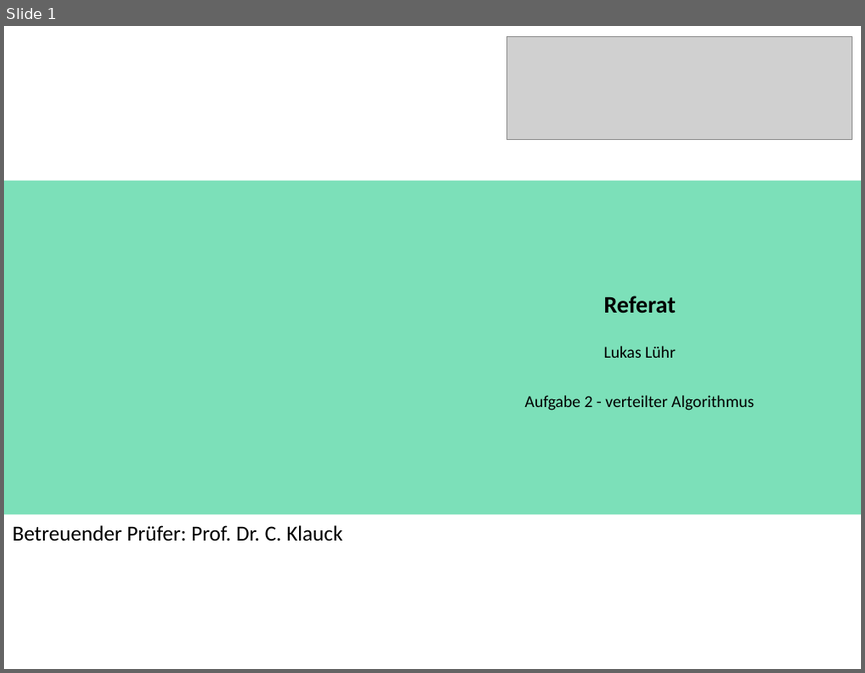
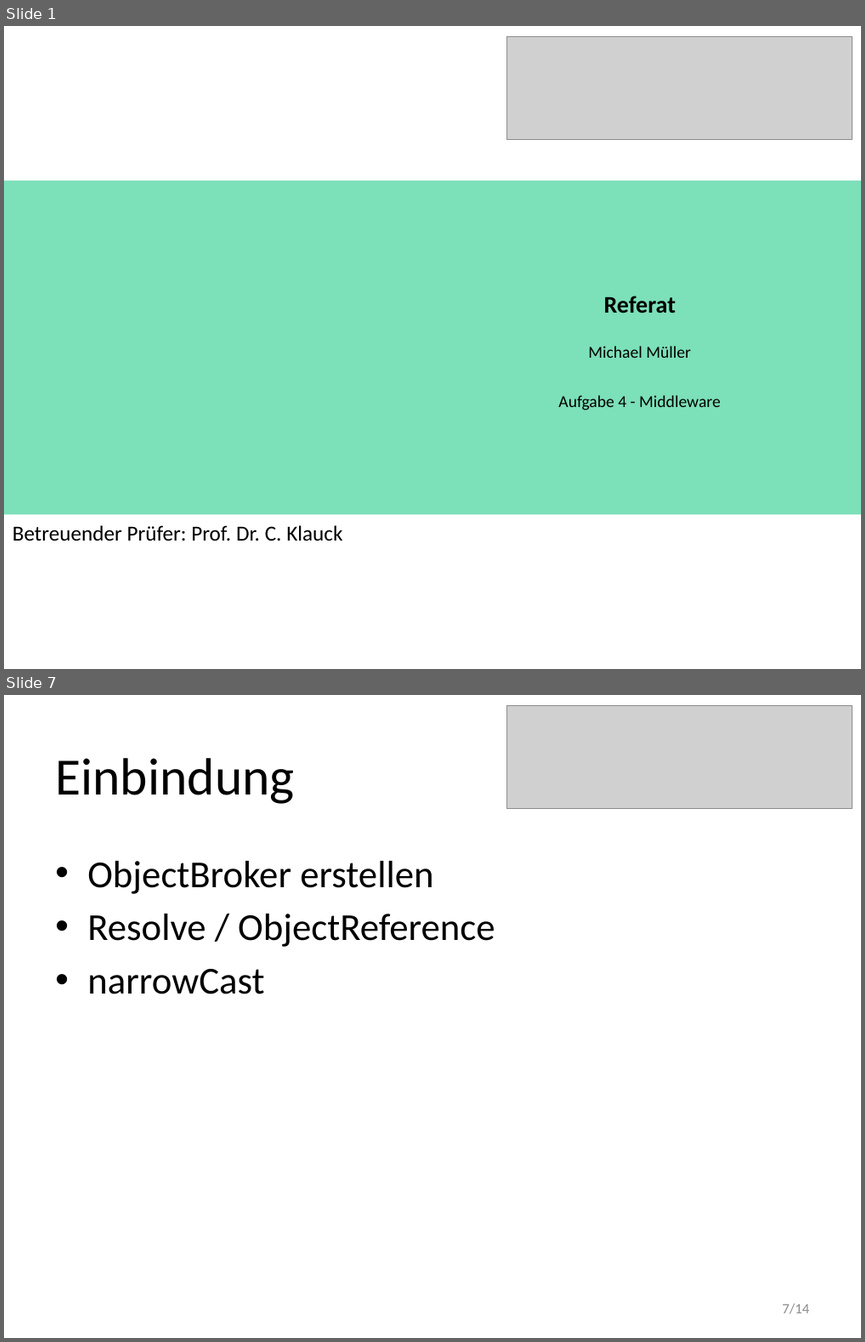
Before and after one commit to HansZimmer5000/TalDerTraenen, a slide deck: A4/VSP4_Mi/Design/Praesentation.pptx. Shown one above the other, each under a label of ours: slide 1 before the commit, slides 1 and 7 after it; the slides between them are not shown. The pictures are 865x673 and 865x1342 pixels, drawn with LibreOffice and Linux fonts; fonts in the diff are those of the drawing; grey boxes stand for pictures. Boxes give left, top, right and bottom in pixels: in the first picture for what was removed or moved away, otherwise in the second. Text is boxed around its words. In the diff, an @@ line names an element or a change of style, - is before the commit and + after.

```diff
--- a/A4/VSP4_Mi/Design/Praesentation.pptx
+++ b/A4/VSP4_Mi/Design/Praesentation.pptx
@@ slide 7 added at bbox=[4, 695, 861, 1338], background #FFFFFF @@
@@ picture added at bbox=[507, 706, 852, 809] @@
@@ title added at bbox=[55, 758, 294, 804], 44 pt, text #000000 @@
+Einbindung
@@ text added at bbox=[87, 861, 494, 994], 32 pt, text #000000 @@
+• ObjectBroker erstellen
+• Resolve / ObjectReference
+• narrowCast
@@ page number added at bbox=[782, 1303, 809, 1314], 12 pt, text #8C8C8C @@
+7/14
@@ slide 1 changed as well @@
@@ text at bbox=[558, 346, 721, 410]: text changed @@
-Lukas Lühr
-Aufgabe 2 - verteilter Algorithmus
+Michael Müller
+Aufgabe 4 - Middleware
```
Also in this commit, not shown: 3 other slides changed, 8 other slides added, 10 slides removed, 2 other files.
